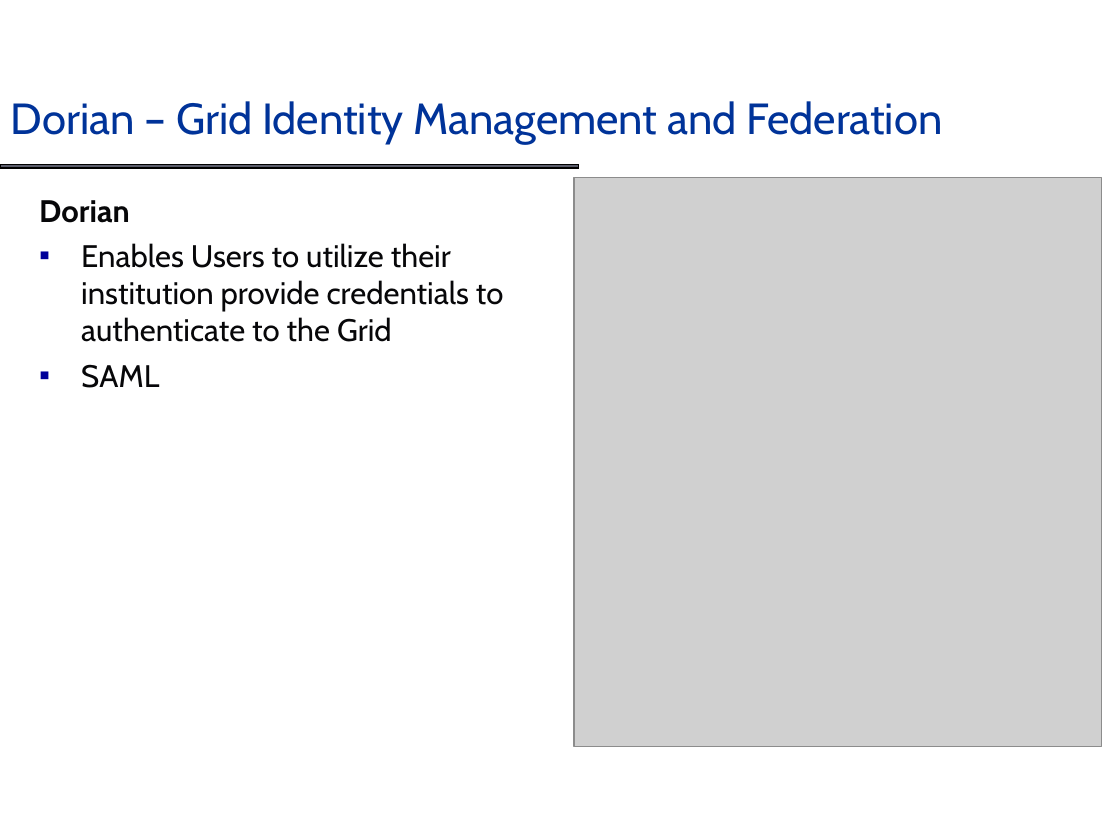
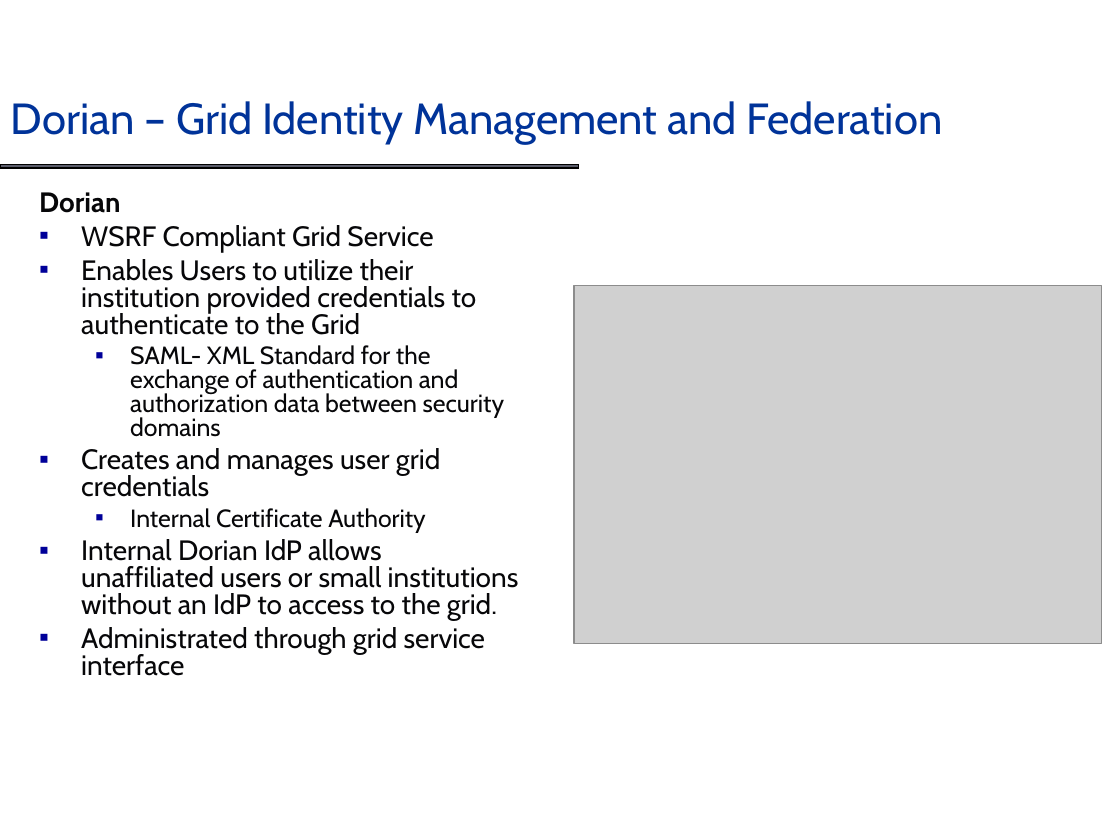
Before and after one commit to NCIP/cagrid-docs, a slide deck: slide 9 of presentations/dorian/Dorian_DIALOGUE2.ppt. Drawn at 1120x840 pixels with LibreOffice and Linux fonts; fonts in the diff are those of the drawing; grey boxes stand for pictures; background and template pictures are left out. Boxes give left, top, right and bottom in pixels: in the first picture for what was removed or moved away, otherwise in the second. Text is boxed around its words. In the diff, an @@ line names an element or a change of style, - is before the commit and + after.

```diff
--- a/presentations/dorian/Dorian_DIALOGUE2.ppt
+++ b/presentations/dorian/Dorian_DIALOGUE2.ppt
@@ text at bbox=[39, 192, 120, 213]: size 20 to 18 pt in "Dorian"; line spacing 1 to 0.8 @@
@@ text at bbox=[81, 225, 519, 676]: text changed; size 20 to 18 pt @@
-▪ Enables Users to utilize their institution provide credentials to authenticate to the Grid
-▪ SAML
+▪ WSRF Compliant Grid Service
+▪ Enables Users to utilize their institution provided credentials to authenticate to the Grid
+  ▪ SAML- XML Standard for the exchange of authentication and authorization data between security domains
+▪ Creates and manages user grid credentials
+  ▪ Internal Certificate Authority
+▪ Internal Dorian IdP allows unaffiliated users or small institutions without an IdP to access to the grid.
+▪ Administrated through grid service interface
@@ picture: place and size @@
-picture at bbox=[573, 177, 1101, 746]
+picture at bbox=[575, 286, 1102, 644]
```
Also in this commit, not shown: 5 slides added.
